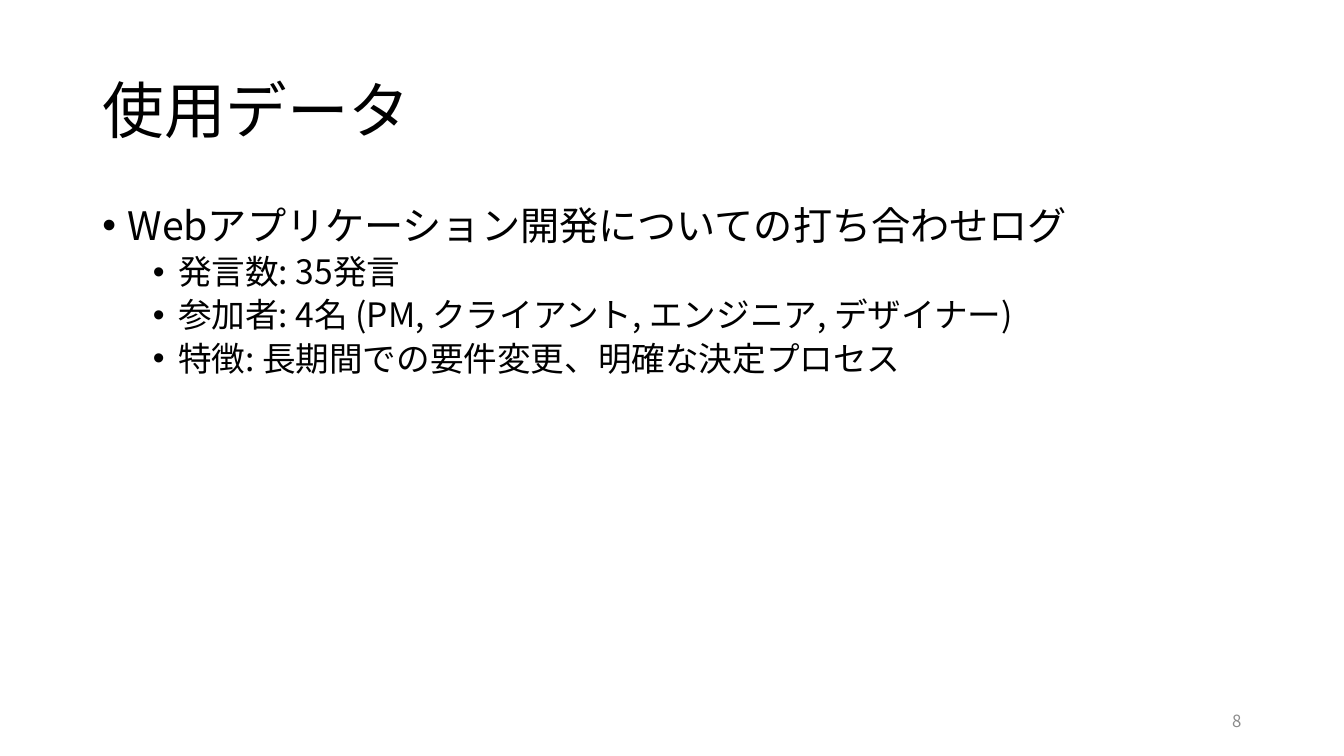
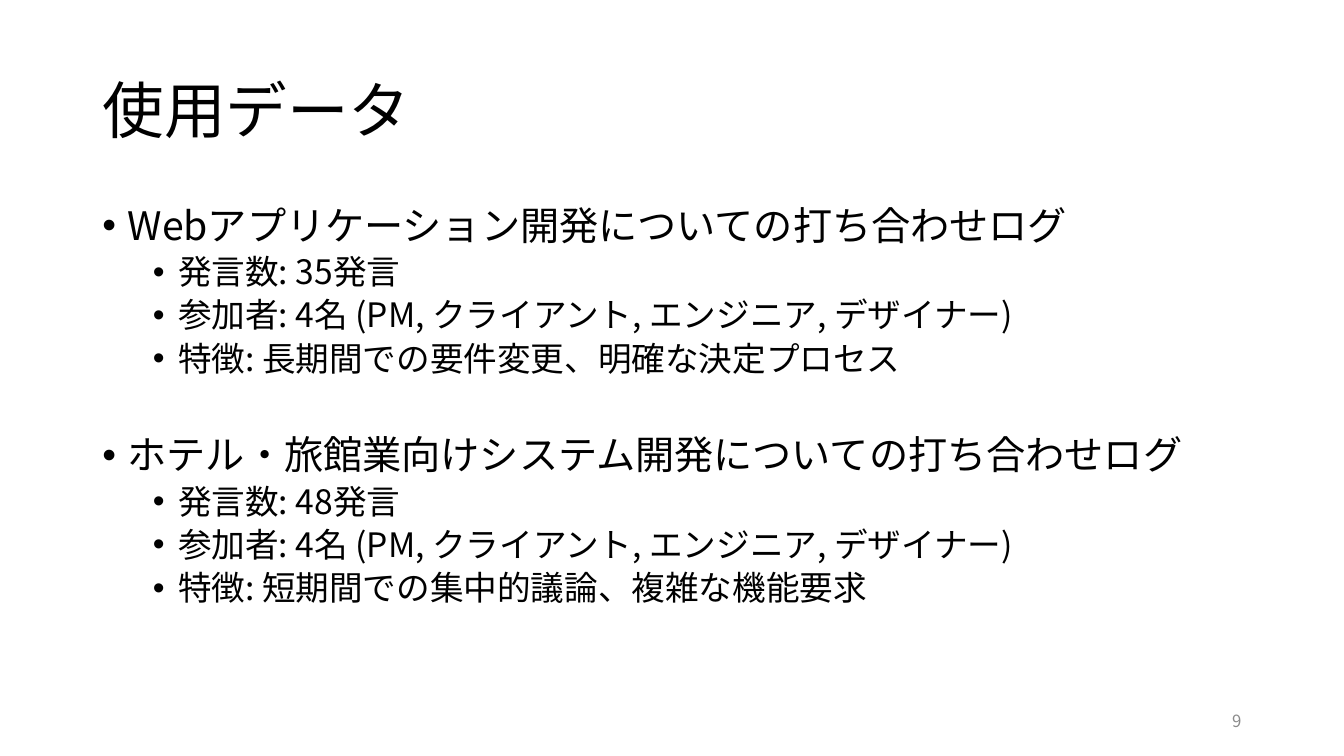
Before and after one commit to RyutoIida/edu, a slide deck: slide 9 of paper/卒論.pptx (slide 8 before the commit). Drawn at 1344x756 pixels with LibreOffice and Linux fonts; fonts in the diff are those of the drawing. Boxes give left, top, right and bottom in pixels: in the first picture for what was removed or moved away, otherwise in the second. Text is boxed around its words. In the diff, an @@ line names an element or a change of style, - is before the commit and + after.

```diff
--- a/paper/卒論.pptx
+++ b/paper/卒論.pptx
@@ text at box(128, 436, 1183, 603): paragraphs added @@
+• ホテル・旅館業向けシステム開発についての打ち合わせログ
+  • 発言数: 48発言
+  • 参加者: 4名 (PM, クライアント, エンジニア, デザイナー)
+  • 特徴: 短期間での集中的議論、複雑な機能要求
@@ page number at box(1232, 714, 1241, 727): text changed @@
-8
+9
```
Also in this commit, not shown: 3 other slides changed, 1 slide added.
